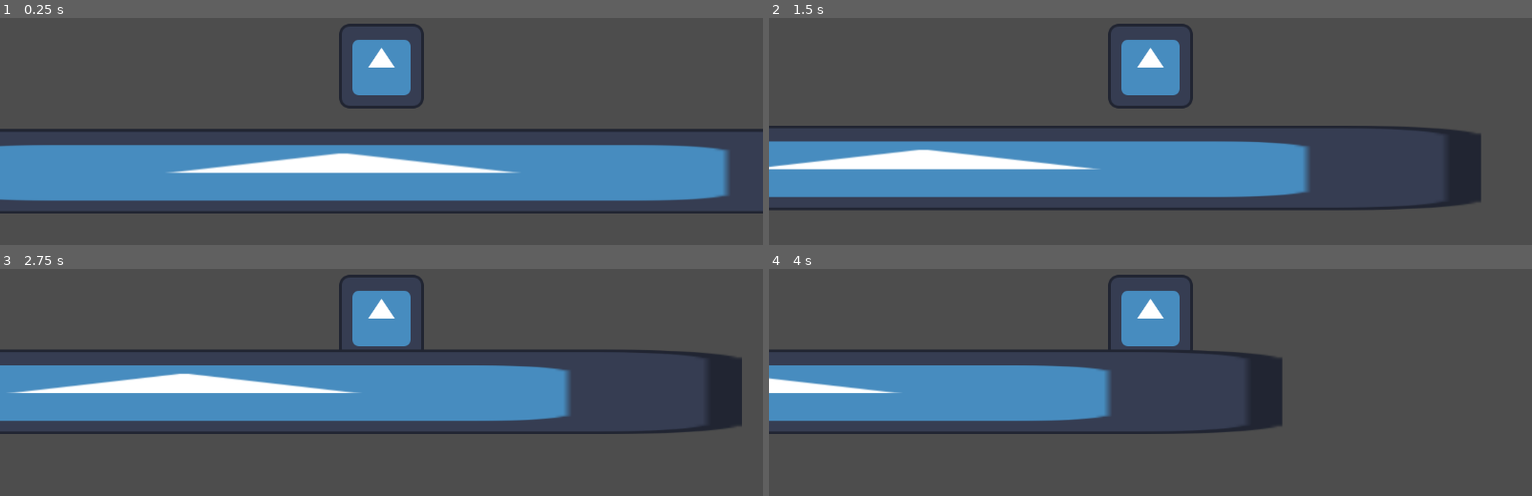
Above: before the commit, frames 1-4 (two rows, left to right).
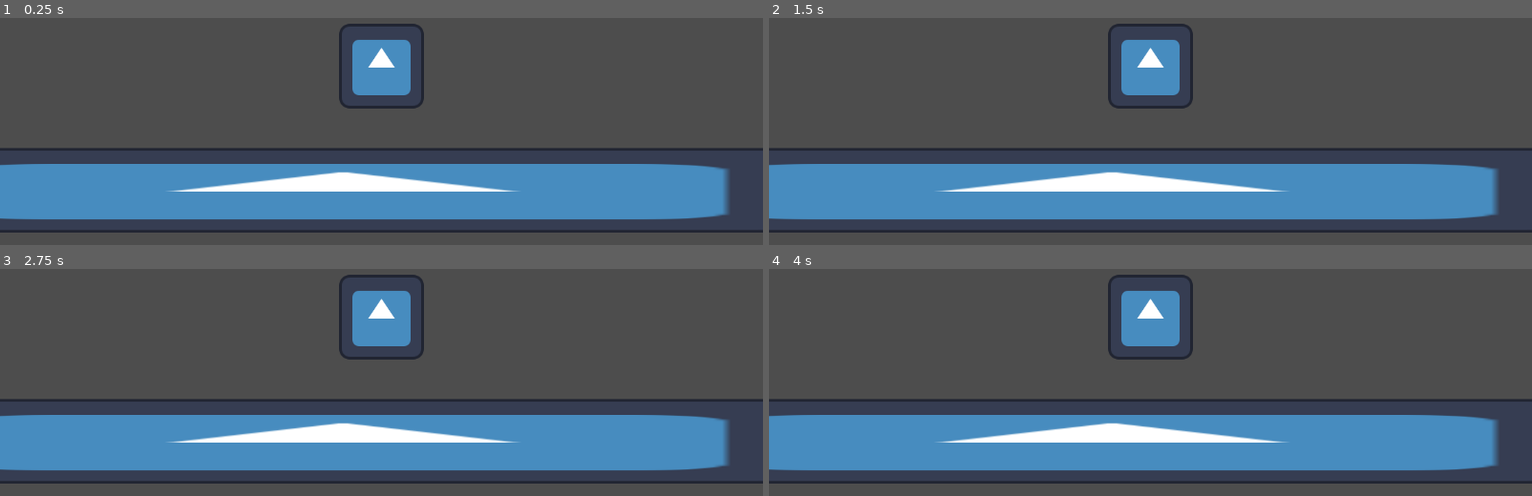
Above: after the commit, the same moments.

Repository: palmerastiles/mask-game
Game: Godot game, scene res://suelo.tscn
Same seed, same stepped clock (60 frames per second), same inputs: the game is played once before the commit and once after it. The engine's default icon, where the game draws it, is replaced by a stand-in: a white triangle on a blue panel in a dark square.
Inputs:
- Up to frame 1 (0.25 s): no input
- Up to frame 2 (1.5 s): hold D (Derecha) from 0.53 s (still down); tap W (Salto) at 0.77 s
- Up to frame 3 (2.75 s): tap W (Salto) at 1.52 s; release D (Derecha) at 2.03 s; hold A (Izquierda) from 2.03 s (still down)
- Up to frame 4 (4 s): release A (Izquierda) at 2.78 s; hold D (Derecha) from 2.78 s (still down); tap W (Salto) at 3.02, 3.77 s

The runs differ from the first frame. In frame 1, 23% of the frame differs, in the area x 0-100%, y 48-95%; in frame 2, 27%; in frame 3, 42%, in the area x 0-100%, y 35-95%; in frame 4, 36%.

Commit message:
enemigo
programaciòn de enemigo

Diff:
--- a/mask-game/Jugador.tscn
+++ b/mask-game/Jugador.tscn
@@ -1,13 +1,11 @@
 [gd_scene format=3 uid="uid://bkuy73irhmuq2"]
 
-[ext_resource type="Script" uid="uid://d4g8phbfrx7uo" path="res://jugador.gd" id="1_pfvk3"]
 [ext_resource type="Texture2D" uid="uid://boq8f1d83rej3" path="res://icon.svg" id="2_ucnt4"]
 
 [sub_resource type="RectangleShape2D" id="RectangleShape2D_w2bje"]
 size = Vector2(117, 119)
 
-[node name="CharacterBody2D" type="CharacterBody2D" unique_id=1676021811]
-script = ExtResource("1_pfvk3")
+[node name="CharacterBody2D" type="CharacterBody2D" unique_id=1676021811 groups=["player"]]
 
 [node name="Sprite2D" type="Sprite2D" parent="." unique_id=2001410125]
 texture = ExtResource("2_ucnt4")
--- /dev/null
+++ b/mask-game/mob.gd
@@ -0,0 +1,14 @@
+extends RigidBody2D
+
+@export var speed := 120
+var player: Node2D
+
+func _ready():
+	player = get_tree().get_first_node_in_group("player")
+
+func _physics_process(_delta):
+	if player == null:
+		return
+
+	var direction = (player.global_position - global_position).normalized()
+	linear_velocity = direction * speed
--- /dev/null
+++ b/mask-game/mob.tscn
@@ -0,0 +1,22 @@
+[gd_scene format=3 uid="uid://dtkiv7q7grr21"]
+
+[ext_resource type="Script" uid="uid://dgeif5a86vkkt" path="res://mob.gd" id="1_dy6sc"]
+
+[sub_resource type="CapsuleShape2D" id="CapsuleShape2D_nokgg"]
+radius = 6.5625
+height = 23.75
+
+[node name="Mob" type="RigidBody2D" unique_id=503593829]
+collision_mask = 0
+gravity_scale = 0.0
+script = ExtResource("1_dy6sc")
+
+[node name="AnimatedSprite2D" type="AnimatedSprite2D" parent="." unique_id=901022056]
+
+[node name="CollisionShape2D" type="CollisionShape2D" parent="." unique_id=2045615826]
+scale = Vector2(16, 16)
+shape = SubResource("CapsuleShape2D_nokgg")
+
+[node name="VisibleOnScreenEnabler2D" type="VisibleOnScreenEnabler2D" parent="." unique_id=2113337717]
+
+[node name="Sprite2D" type="Sprite2D" parent="." unique_id=201490028]
--- a/mask-game/project.godot
+++ b/mask-game/project.godot
@@ -14,6 +14,10 @@
 run/main_scene="uid://ce4k64jvaeuna"
 config/features=PackedStringArray("4.6", "Forward Plus")
 config/icon="res://icon.svg"
+
+[global_group]
+
+player=""
 
 [input]
 
--- a/mask-game/suelo.tscn
+++ b/mask-game/suelo.tscn
@@ -2,6 +2,7 @@
 
 [ext_resource type="PackedScene" uid="uid://bkuy73irhmuq2" path="res://Jugador.tscn" id="1_qdjju"]
 [ext_resource type="Texture2D" uid="uid://boq8f1d83rej3" path="res://icon.svg" id="2_xq07r"]
+[ext_resource type="PackedScene" uid="uid://dtkiv7q7grr21" path="res://mob.tscn" id="3_8n0vj"]
 
 [sub_resource type="WorldBoundaryShape2D" id="WorldBoundaryShape2D_hy3li"]
 
@@ -20,3 +21,5 @@
 position = Vector2(463, 693)
 scale = Vector2(13.15625, 1)
 texture = ExtResource("2_xq07r")
+
+[node name="Mob" parent="." unique_id=503593829 instance=ExtResource("3_8n0vj")]
Not shown, added: mask-game/mob.gd.uid
